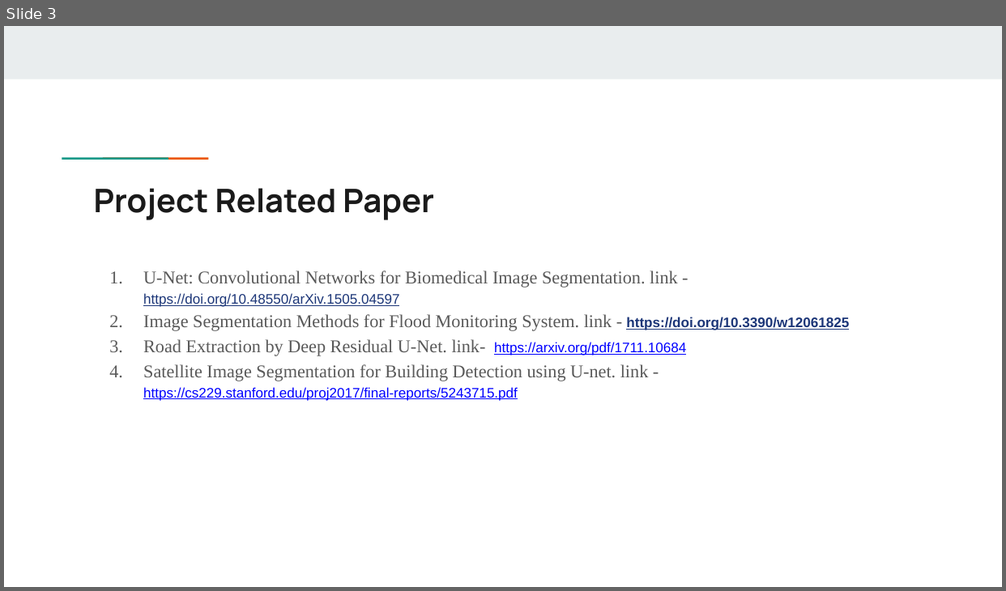
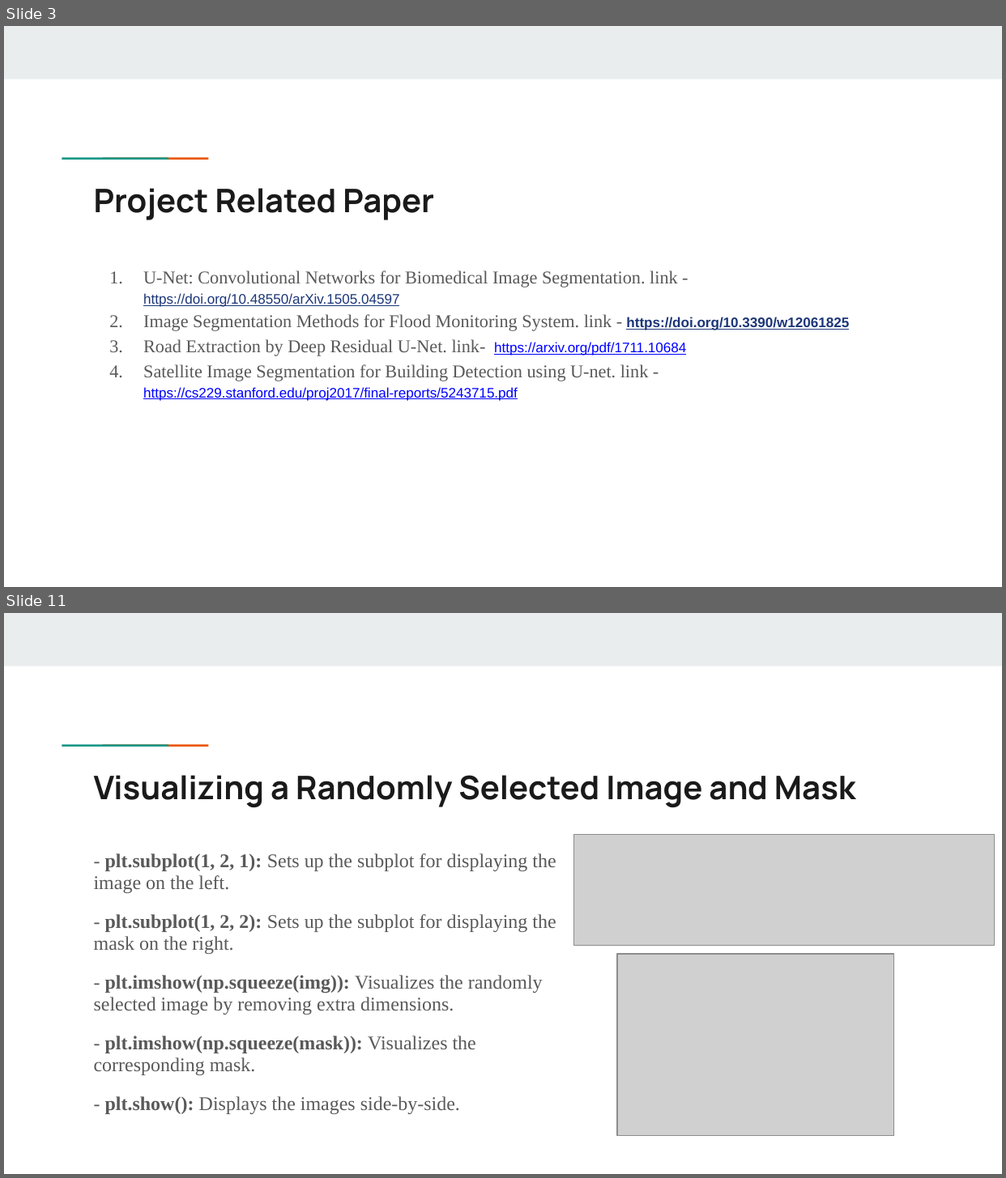
Before and after one commit to Shaoun18/CSE713, a slide deck: Final Project/Task_4b/Flood Impact Detection on Roads Using U-Net.pptx. Shown one above the other, each under a label of ours: slide 3 before the commit, slides 3 and 11 after it; the slides between them are not shown. The pictures are 1006x591 and 1006x1178 pixels, drawn with LibreOffice and Linux fonts; fonts in the diff are those of the drawing; grey boxes stand for pictures. Boxes give left, top, right and bottom in pixels: in the first picture for what was removed or moved away, otherwise in the second. Text is boxed around its words. In the diff, an @@ line names an element or a change of style, - is before the commit and + after.

```diff
--- a/Final Project/Task_4b/Flood Impact Detection on Roads Using U-Net.pptx
+++ b/Final Project/Task_4b/Flood Impact Detection on Roads Using U-Net.pptx
@@ slide 11 added at bbox=[4, 613, 1002, 1174], background #FFFFFF; not listed: 3 template elements that a slide beside it also shows @@
@@ title added at bbox=[94, 775, 856, 808], 23.4 pt, text #1A1A1A, bold @@
+Visualizing a Randomly Selected Image and Mask
@@ text added at bbox=[94, 854, 556, 1114], 14 pt, text #595959 @@
+- plt.subplot(1, 2, 1): Sets up the subplot for displaying the image on the left.
+- plt.subplot(1, 2, 2): Sets up the subplot for displaying the mask on the right.
+- plt.imshow(np.squeeze(img)): Visualizes the randomly selected image by removing extra dimensions.
+- plt.imshow(np.squeeze(mask)): Visualizes the corresponding mask.
+- plt.show(): Displays the images side-by-side.
@@ picture added at bbox=[573, 835, 994, 945] @@
@@ picture added at bbox=[618, 954, 894, 1136] @@
```
Also in this commit, not shown: 2 slides changed, 6 other slides added.
